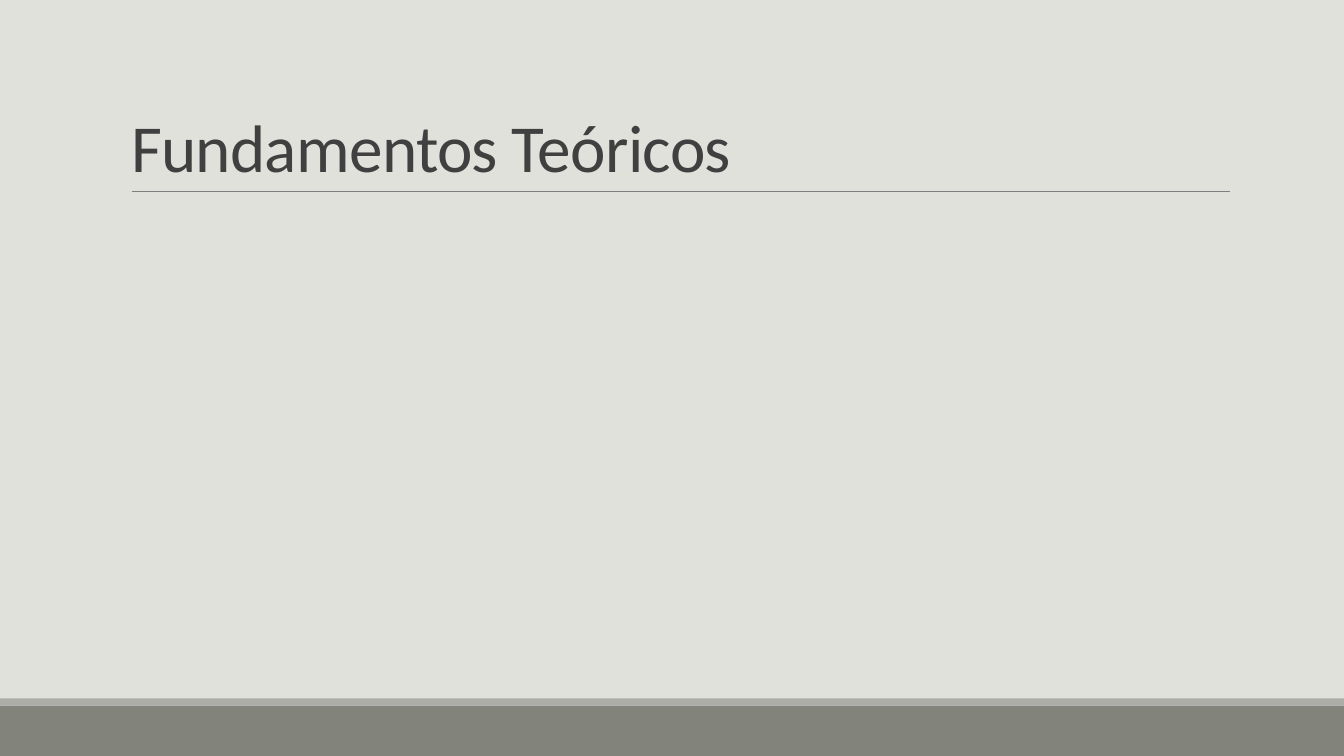
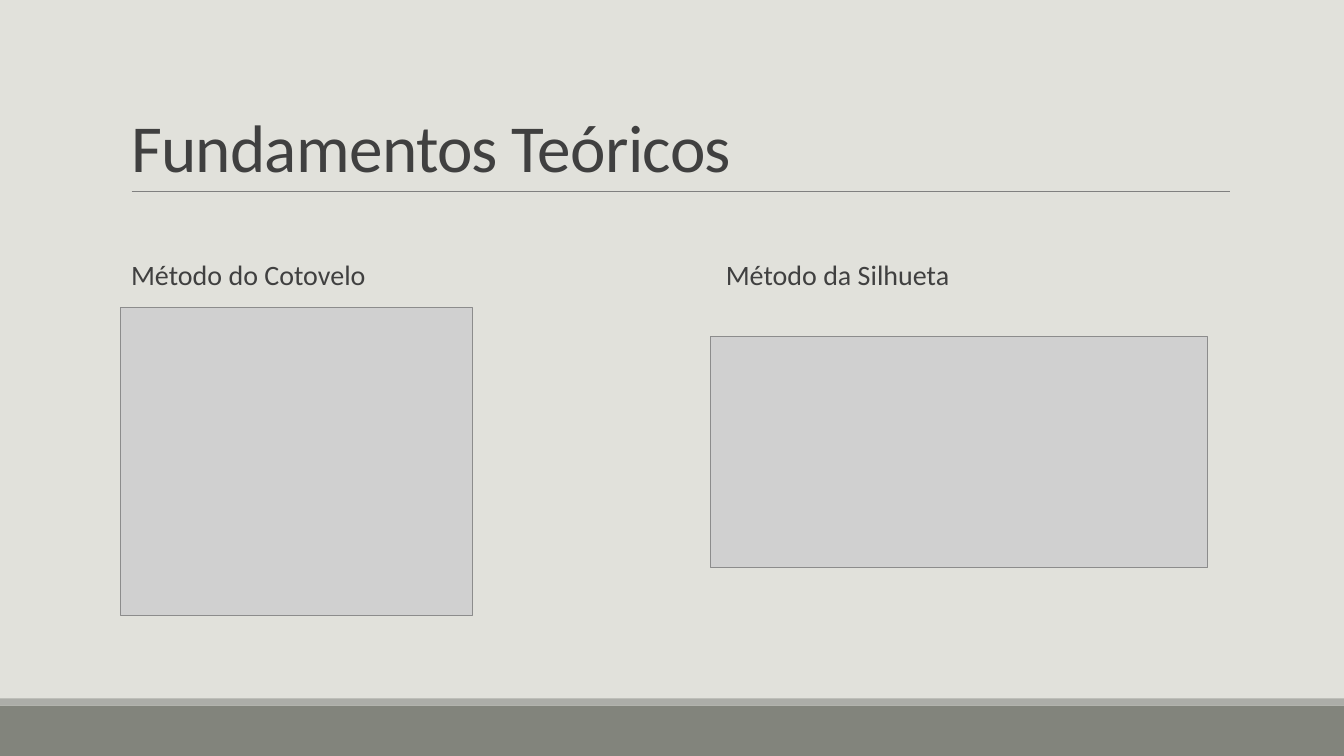
Before and after one commit to erikawa/client-segmentation, a slide deck: slide 16 of presentation/Análise de agrupamento de perfis de clientes de.pptx (slide 13 before the commit). Drawn at 1344x756 pixels with LibreOffice and Linux fonts; fonts in the diff are those of the drawing; grey boxes stand for pictures. Boxes give left, top, right and bottom in pixels: in the first picture for what was removed or moved away, otherwise in the second. Text is boxed around its words. In the diff, an @@ line names an element or a change of style, - is before the commit and + after.

```diff
--- a/presentation/Análise de agrupamento de perfis de clientes de.pptx
+++ b/presentation/Análise de agrupamento de perfis de clientes de.pptx
@@ text added at (x1=131, y1=265, x2=949, y2=285), 20 pt, text #404040 @@
+  Método do Cotovelo Método da Silhueta
@@ picture added at (x1=121, y1=308, x2=473, y2=615) @@
@@ picture added at (x1=711, y1=337, x2=1208, y2=568) @@
```
Also in this commit, not shown: 5 slides added, 1 other file.
